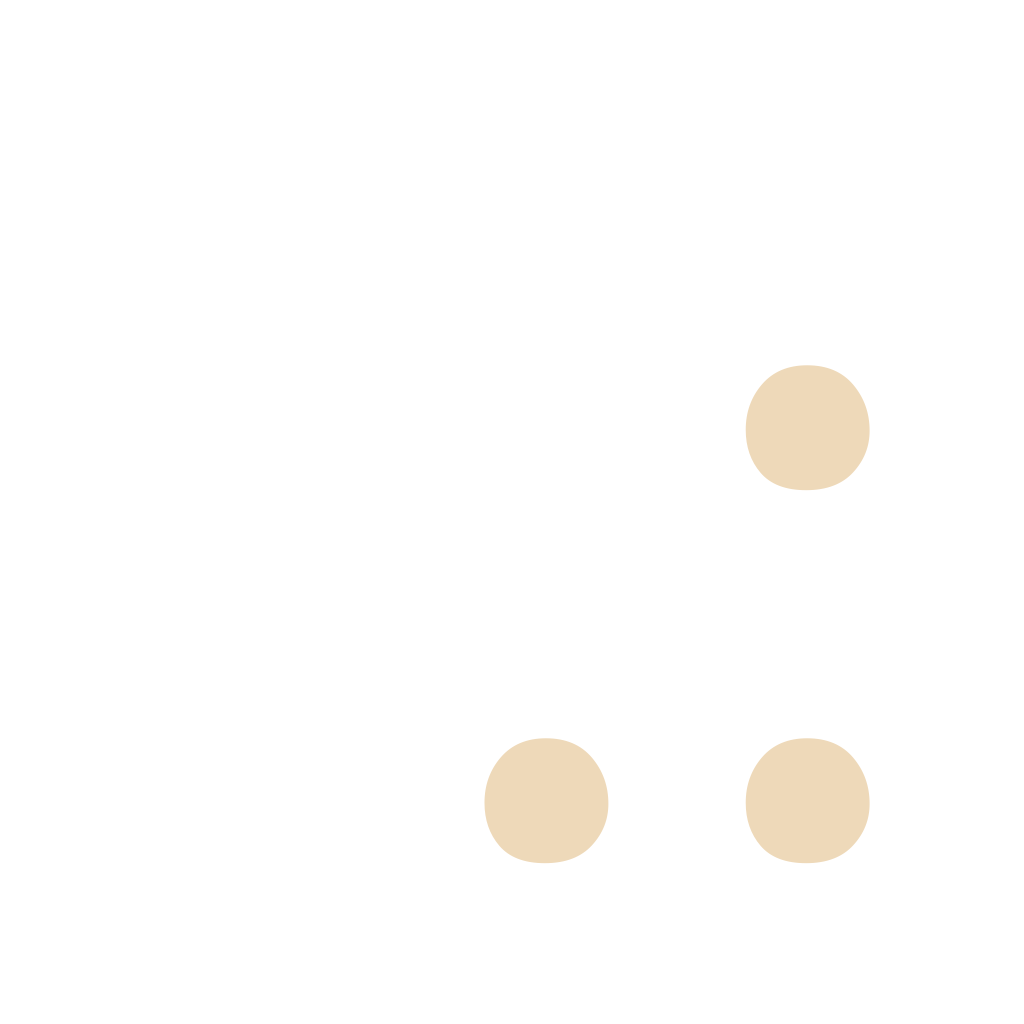
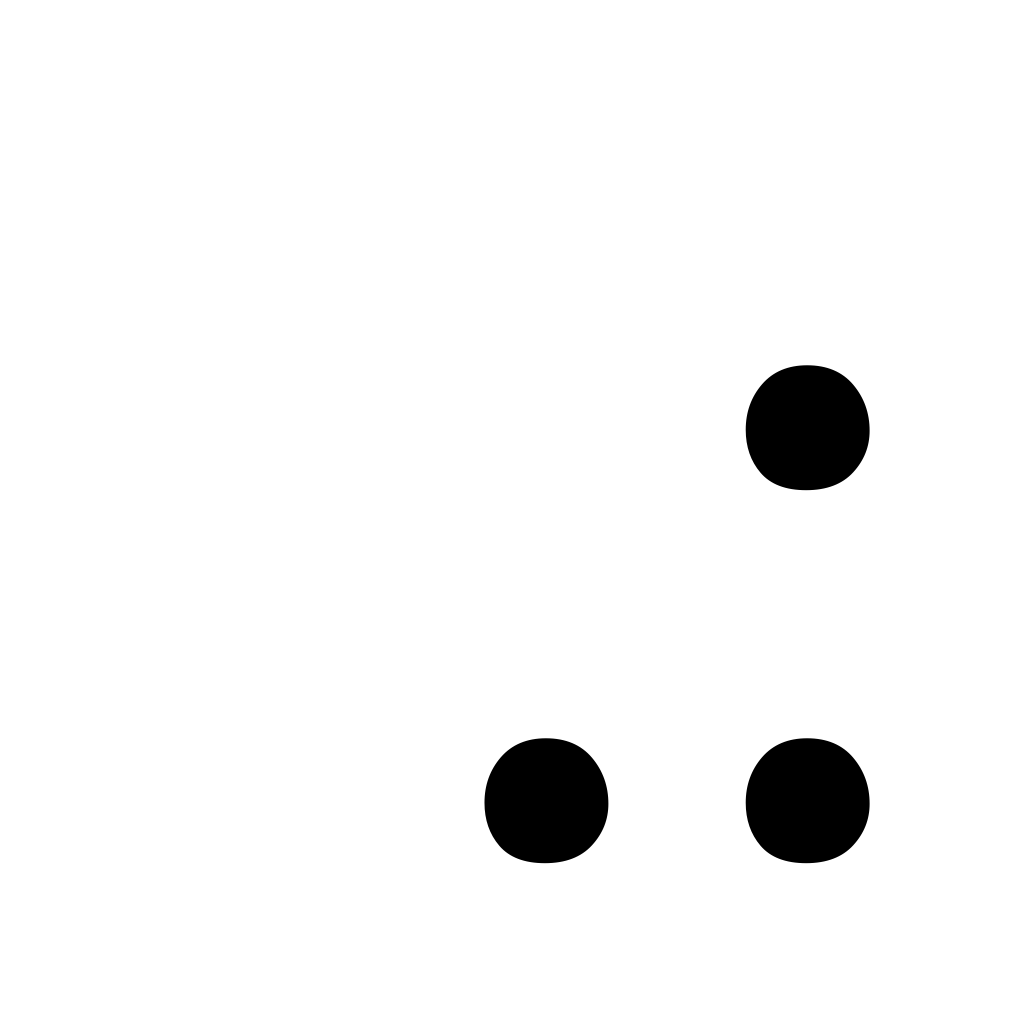
Two versions of the same layered image (1024 × 1024). Layer-by-layer changes:
painted on ".:" over [484, 365, 870, 864]